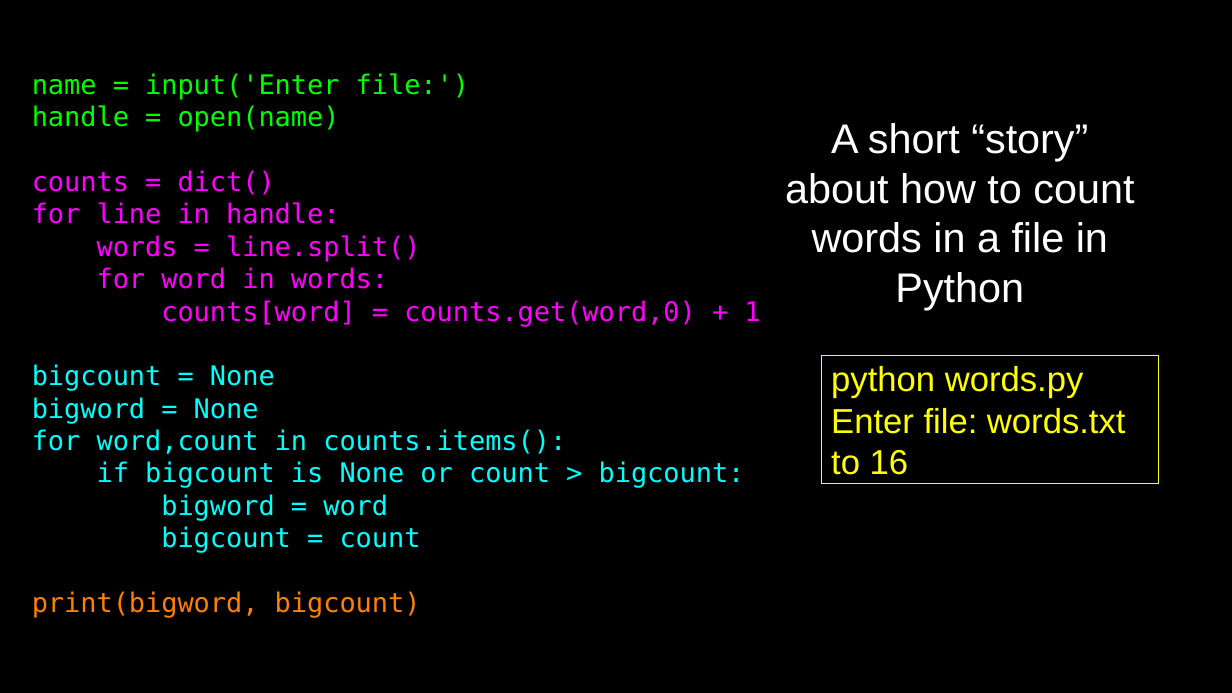
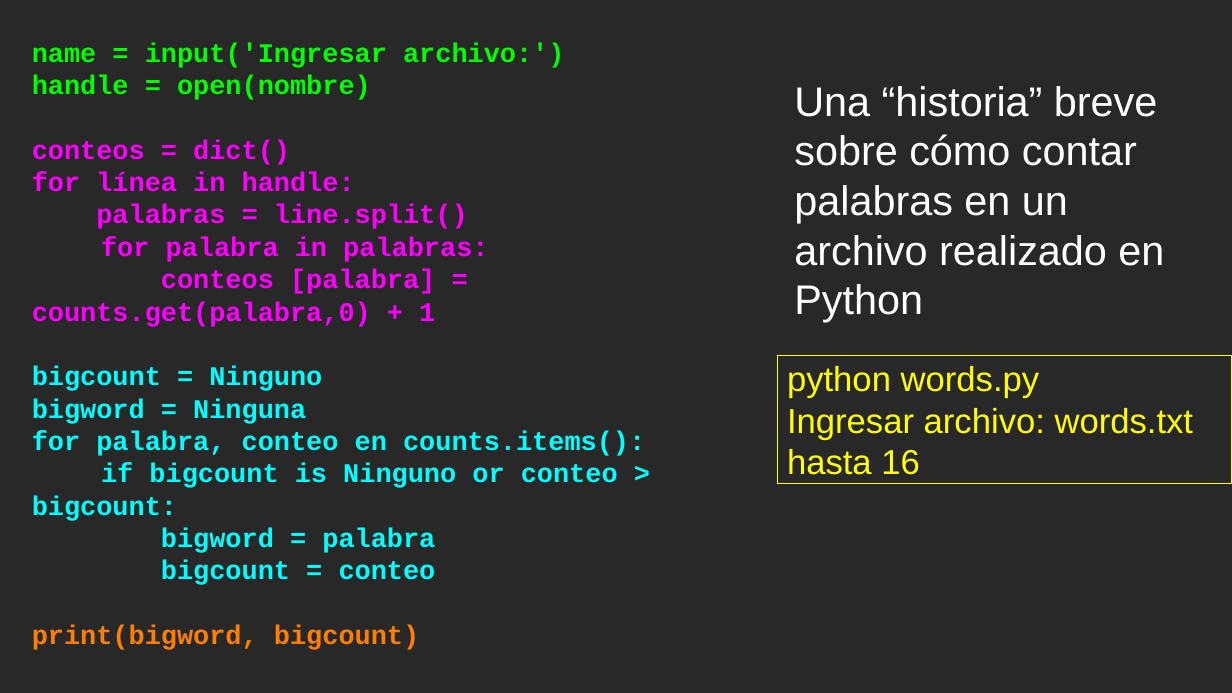
Before and after one commit to csev/py4e, a slide deck: slide 32 of lectures3/Pythonlearn-01-Intro.pptx. Drawn at 1232x693 pixels with LibreOffice and Linux fonts; fonts in the diff are those of the drawing. Boxes give left, top, right and bottom in pixels: in the first picture for what was removed or moved away, otherwise in the second. Text is boxed around its words. In the diff, an @@ line names an element or a change of style, - is before the commit and + after.

Commit message:
Update lessons.json
Move slides from es folder

```diff
--- a/lectures3/Pythonlearn-01-Intro.pptx
+++ b/lectures3/Pythonlearn-01-Intro.pptx
@@ background #000000 to #282828 @@
@@ text at [32,43,645,585]: text changed; font DejaVu Sans Mono to Courier New; bold on @@
-name = input('Enter file:')
-handle = open(name)
-counts = dict()
-for line in handle:
-words = line.split()
-for word in words:
-counts[word] = counts.get(word,0) + 1
-bigcount = None
-bigword = None
-for word,count in counts.items():
-if bigcount is None or count > bigcount:
-bigword = word
-bigcount = count
+name = input('Ingresar archivo:')
+handle = open(nombre)
+conteos = dict()
+for línea in handle:
+palabras = line.split()
+for palabra in palabras:
+conteos [palabra] = counts.get(palabra,0) + 1
+bigcount = Ninguno
+bigword = Ninguna
+for palabra, conteo en counts.items():
+if bigcount is Ninguno or conteo > bigcount:
+bigword = palabra
+bigcount = conteo
@@ text "name = input('Ingresar archivo:')" at [32,43,645,585]: font DejaVu Sans Mono to Courier New, bold on in "print(bigword, bigcount)" @@
@@ text added at [794,86,1164,322], 43 pt, text #FFFFFF @@
+Una “historia” breve sobre cómo contar palabras en un archivo realizado en Python
@@ text removed at [785,123,1134,310] @@
-A short “story” about how to count words in a file in Python
@@ rectangle "python words.py": place and size @@
-rectangle "python words.py" at [822,355,1159,484]
+rectangle "python words.py" at [777,355,1232,484]
@@ text in rectangle at [787,408,1194,475]: text changed @@
-Enter file: words.txt
-to 16
+Ingresar archivo: words.txt
+hasta 16
@@ rectangle removed at [0,633,1232,693] @@
```
Also in this commit, not shown: 15 other slides changed, 29 slides added, 29 slides removed, 12 other files.
